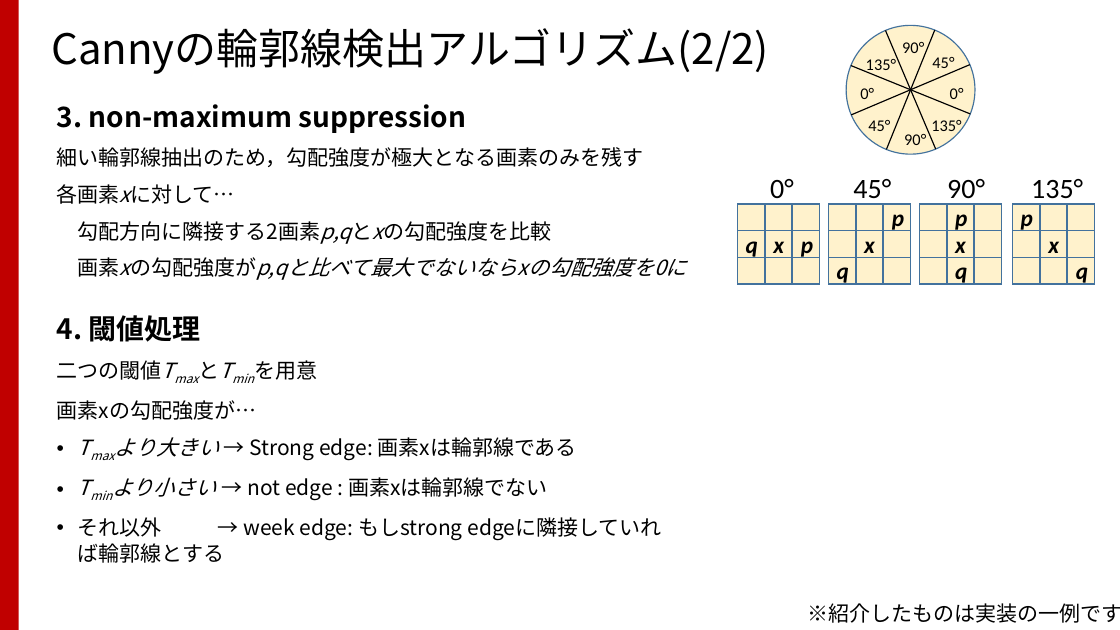
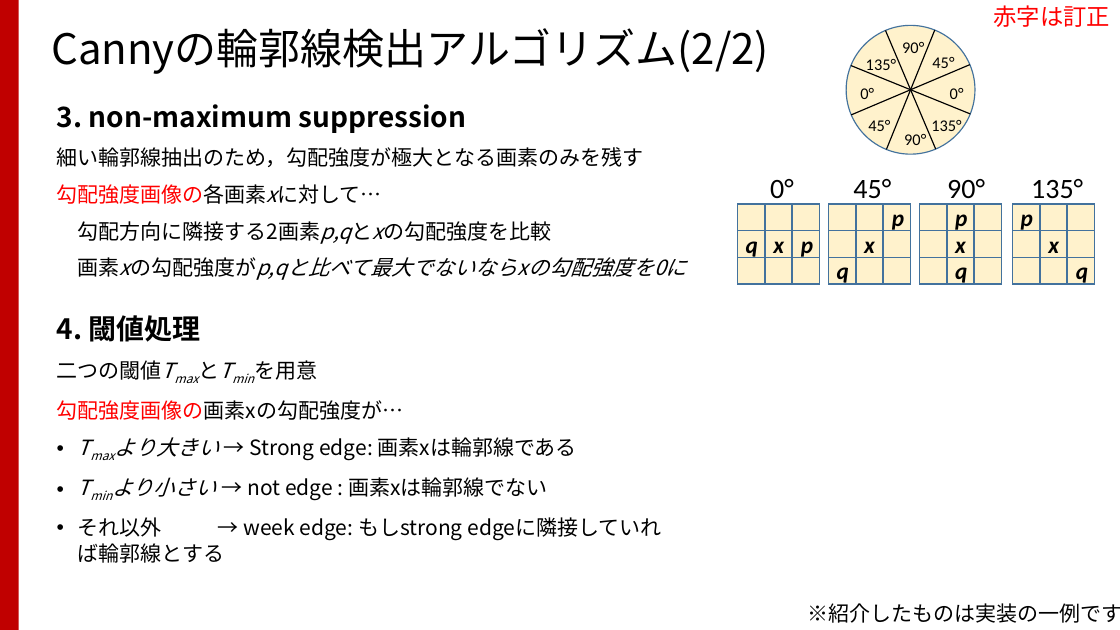
Before and after one commit to TakashiIjiri/TakashiIjiri.github.io, a slide deck: slide 28 of classes/dm2018_2/dm2_2.pptx (slide 29 before the commit). Drawn at 1120x630 pixels with LibreOffice and Linux fonts; fonts in the diff are those of the drawing. Boxes give left, top, right and bottom in pixels: in the first picture for what was removed or moved away, otherwise in the second. Text is boxed around its words. In the diff, an @@ line names an element or a change of style, - is before the commit and + after.

```diff
--- a/classes/dm2018_2/dm2_2.pptx
+++ b/classes/dm2018_2/dm2_2.pptx
@@ text added at (993,5,1110,27), 20 pt, text #FF0000 @@
+赤字は訂正
@@ text at (57,184,267,204): text changed @@
-各画素xに対して…
+勾配強度画像の各画素xに対して…
@@ text at (57,400,403,420): text changed @@
-画素xの勾配強度が…
+勾配強度画像の画素xの勾配強度が…
```
Also in this commit, not shown: 4 other slides changed, 1 slide added, 3 slides removed, 1 other file.
